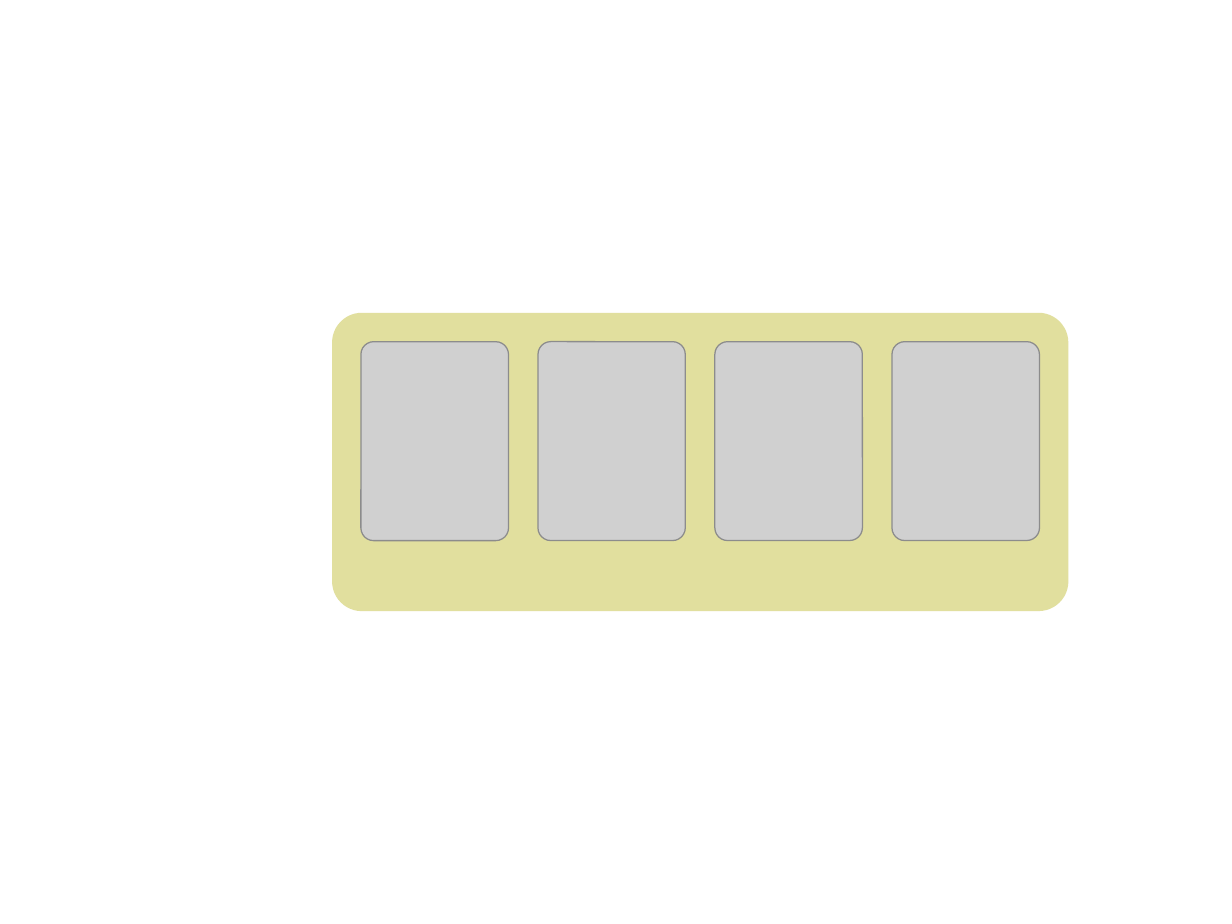
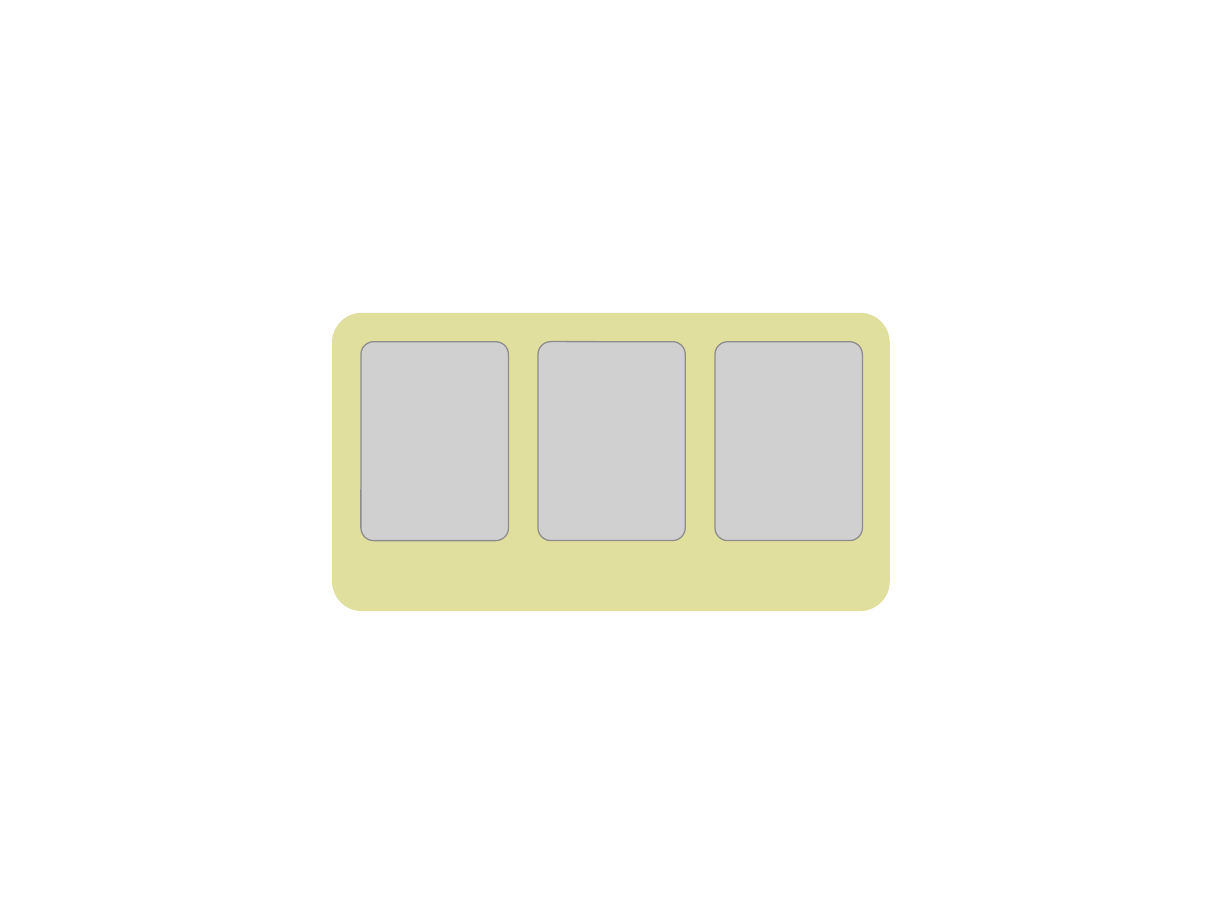
Before and after one commit to agross/netopenspace, a slide deck: slide 8 of source/images/images.pptx. Drawn at 1232x924 pixels with LibreOffice and Linux fonts; fonts in the diff are those of the drawing; grey boxes stand for pictures. Boxes give left, top, right and bottom in pixels: in the first picture for what was removed or moved away, otherwise in the second. Text is boxed around its words. In the diff, an @@ line names an element or a change of style, - is before the commit and + after.

```diff
--- a/source/images/images.pptx
+++ b/source/images/images.pptx
@@ rounded rectangle: place and size @@
-rounded rectangle at (333, 313, 1069, 611)
+rounded rectangle at (333, 313, 891, 611)
@@ picture removed at (892, 341, 1040, 540) @@
```
Also in this commit, not shown: 6 other slides changed.
